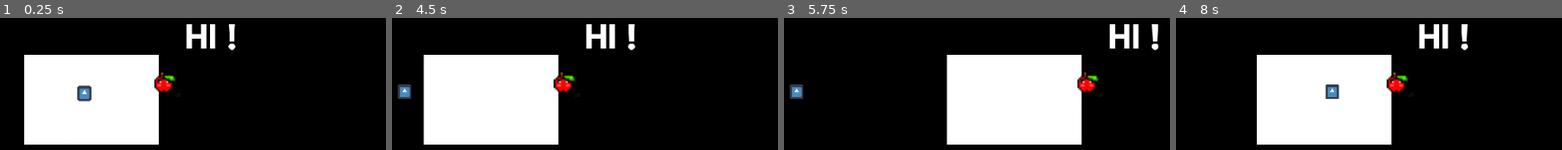
Above: before the commit, frames 1-4 (left to right).
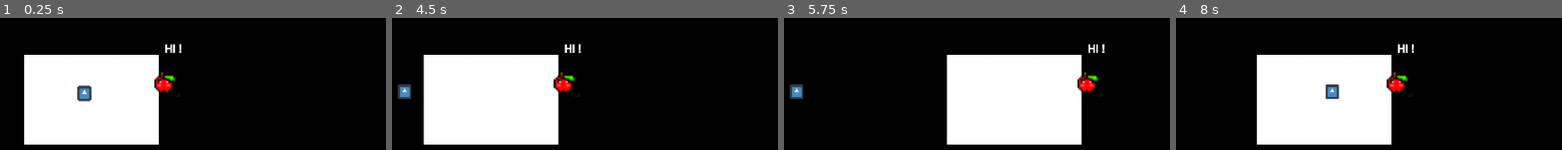
Above: after the commit, the same moments.

Repository: Alkouille/Evolve
Game: Godot game, scene res://Scene/Map.tscn
Two runs of this game, one before a commit and one after it. Both use one fixed random seed, a clock stepped at 60 frames per second and the inputs below. The engine's default icon, where the game draws it, is replaced by a stand-in: a white triangle on a blue panel in a dark square.
Inputs:
- Up to frame 1 (0.25 s): no input
- Up to frame 2 (4.5 s): tap Enter at 0.5, 3.5 s; hold D (WalkRight) 0.53-1.28 s; tap Space at 1.25 s; hold Q (WalkLeft) 1.28-2.03 s; hold D (WalkRight) 2.03-3.53 s; hold Q (WalkLeft) from 3.53 s (still down)
- Up to frame 3 (5.75 s): keep holding Q (WalkLeft)
- Up to frame 4 (8 s): release Q (WalkLeft) at 5.78 s; hold D (WalkRight) from 5.78 s (still down)

The runs differ from the first frame. In frame 1, 1.5% of the frame differs, in the area x 42-62%, y 4-27%; in frame 2, 1.6%, in the area x 44-64%, y 4-27%; in frame 3, 1.5%; in frame 4, 1.6%.

Commit message:
Edit Apple

Diff:
--- a/Scene/Apple.tscn
+++ b/Scene/Apple.tscn
@@ -7,17 +7,23 @@
 [sub_resource type="RectangleShape2D" id=1]
 
 custom_solver_bias = 0.0
-extents = Vector2( 335.638, 30.5918 )
+extents = Vector2( 590.586, 30.5918 )
 
 [sub_resource type="DynamicFont" id=2]
 
-size = 75
+resource_local_to_scene = true
+size = 25
 use_mipmaps = true
 use_filter = false
 font_data = ExtResource( 3 )
 _sections_unfolded = [ "Extra Spacing", "Font", "Resource", "Settings" ]
 
-[node name="Apple" type="StaticBody2D" index="0"]
+[sub_resource type="RectangleShape2D" id=3]
+
+custom_solver_bias = 0.0
+extents = Vector2( 22.1398, 20.8688 )
+
+[node name="Apple" type="StaticBody2D"]
 
 position = Vector2( -1.68391, -0.68397 )
 scale = Vector2( 0.288421, 0.288049 )
@@ -50,7 +56,7 @@
 
 [node name="AreaShape" type="CollisionShape2D" parent="Area2D" index="0"]
 
-position = Vector2( 52.8572, -16.8674 )
+position = Vector2( 33.967, -41.9041 )
 scale = Vector2( -0.378254, 5.09226 )
 shape = SubResource( 1 )
 
@@ -60,10 +66,9 @@
 anchor_top = 0.0
 anchor_right = 0.0
 anchor_bottom = 0.0
-margin_left = 44.0
-margin_top = -164.0
-margin_right = 675.0
-margin_bottom = 141.0
+margin_top = -100.0
+margin_right = 282.0
+margin_bottom = -19.0
 rect_pivot_offset = Vector2( 0, 0 )
 rect_clip_content = true
 focus_mode = 2
@@ -75,7 +80,7 @@
 custom_fonts/normal_font = SubResource( 2 )
 bbcode_enabled = true
 bbcode_text = "Hi !"
-visible_characters = 999
+visible_characters = -1
 percent_visible = 1.0
 meta_underlined = false
 tab_size = 1
@@ -93,6 +98,12 @@
 one_shot = false
 autostart = false
 
+[node name="CollisionShape2D" type="CollisionShape2D" parent="." index="4"]
+
+position = Vector2( 0.362926, -2.67898 )
+scale = Vector2( 1, 1.11224 )
+shape = SubResource( 3 )
+
 [connection signal="body_entered" from="Area2D" to="." method="_on_Area2D_body_entered"]
 
 [connection signal="timeout" from="Timer" to="." method="_on_Timer_timeout"]
--- a/Script/Apple.gd
+++ b/Script/Apple.gd
@@ -22,6 +22,7 @@
 			$Text.set_text("Hi,  i'm Cherry the Apple ! ")
 			$Text
 			$Timer.start()
+			$Timer.set_wait_time(1)
 
 
 
Not shown: 1 places in Scene/Apple.tscn that only renumber resources
